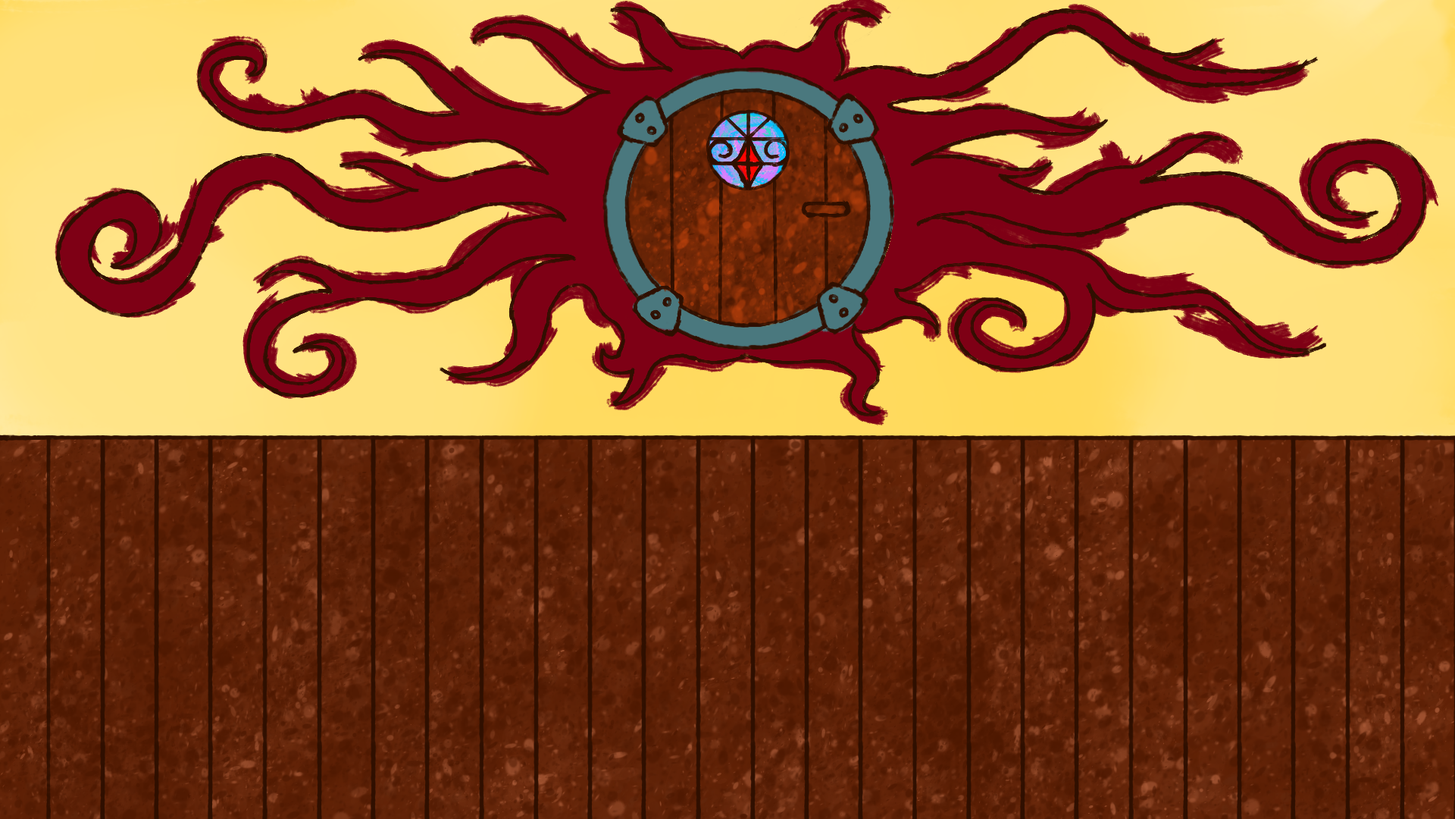
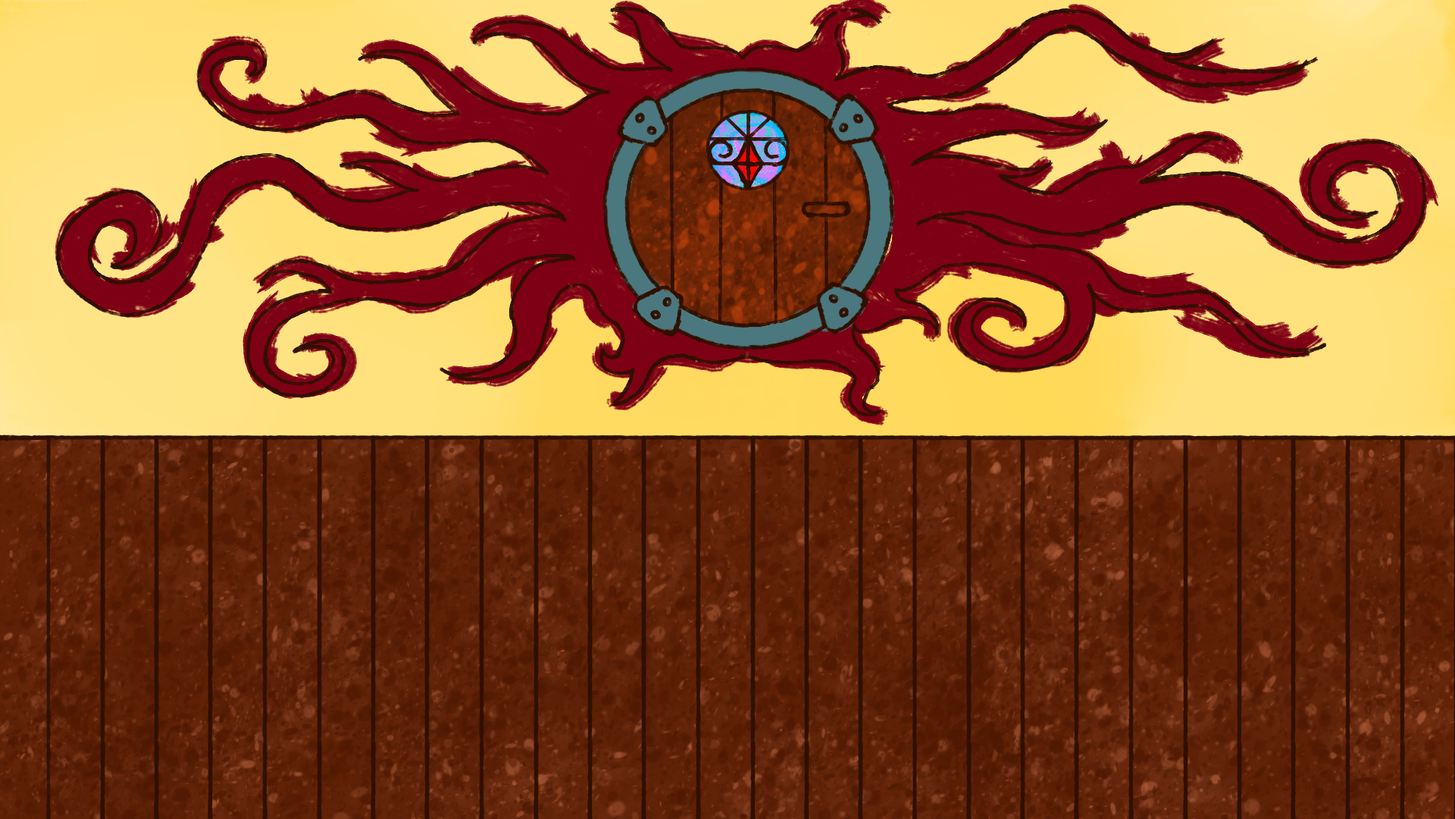
Layer changes from the first 1455x819 image to the second:
painted on "Pintar camada 3" over (59, 11, 1422, 400)
painted on "Pintar camada 4" over (59, 11, 1422, 400)
removed layer "Pintar camada 8" over (59, 11, 1422, 400)
painted on "Pintar camada 6" over (59, 11, 1422, 400)
